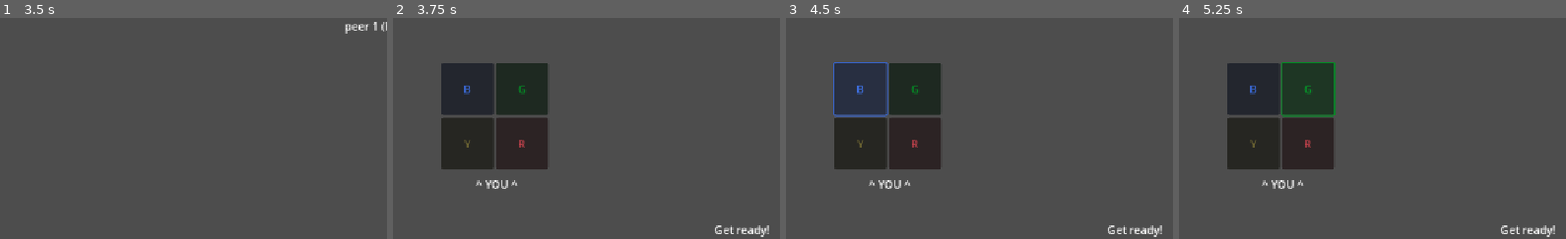
Above: before the commit, frames 1-4 (left to right).
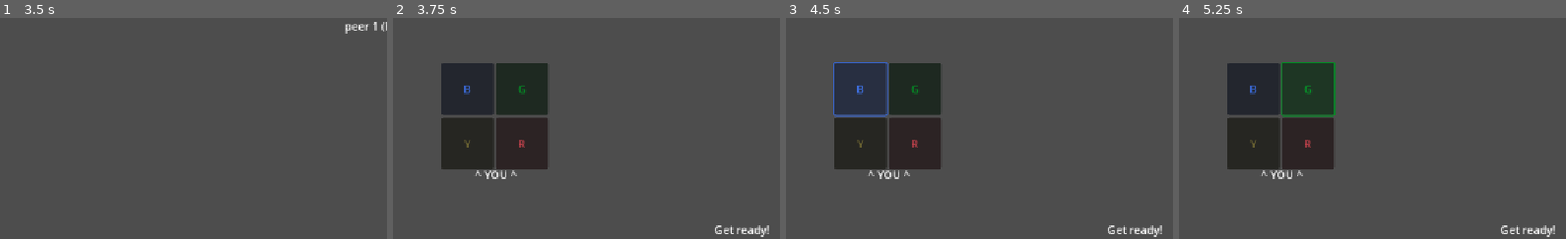
Above: after the commit, the same moments.

Repository: IwailerI/repka-simon-says
Game: Godot game, scene res://lobby.tscn
Same seed, same stepped clock (60 frames per second), same inputs: the game is played once before the commit and once after it.
Inputs:
- Up to frame 1 (3.5 s): click "Show other players my input" at 0.5 s; click "Show other players my input" at 1.25 s; click "Show other players my input" at 2 s; click "HOST!" at 2.75 s
- Up to frame 2 (3.75 s): click "Start" at 3.5 s
- Up to frame 3 (4.5 s): click "B" at 4.25 s
- Up to frame 4 (5.25 s): click "G" at 5 s
The pictures show only the part of the screen within x 5-55%, y 0-50%; the shares and areas given below are measured in that part.

Frame 1 is identical in both runs. In frame 2, 0.4% of the frame differs, in the area x 21-33%, y 68-78%; in frame 3, 0.4%; in frame 4, 0.4%.

Commit message:
added counter

Diff:
--- a/simonsays_panel.gd
+++ b/simonsays_panel.gd
@@ -21,6 +21,8 @@
 @onready var _r: Button = $R
 @onready var _g: Button = $G
 @onready var _y: Button = $Y
+@onready var _counter_label: Label = $Counter/Label
+
 
 func _ready() -> void:
 	_r.pressed.connect(_button.bind(Col.R))
@@ -39,6 +41,11 @@
 	_y.disabled = true
 
 
+@rpc("any_peer", "call_local", "reliable")
+func set_label_text(t: String) -> void:
+	_counter_label.text = t
+
+
 func disable_input_sharing() -> void:
 	_r.pressed.disconnect(_r.activate.rpc)
 	_g.pressed.disconnect(_g.activate.rpc)
@@ -49,12 +56,14 @@
 func play_sequence(seq: Array[Col]) -> void:
 	reset()
 	_seq = seq.duplicate()
+	set_label_text.rpc("0 / %d" % seq.size())
 
 
 func reset() -> void:
 	_seq = []
 	_idx = 0
 	_ok.hide()
+	set_label_text.rpc("")
 
 
 func make_local() -> void:
@@ -76,9 +85,11 @@
 	if _seq[_idx] != col:
 		sequence_error.emit()
 		_idx = 0
+		set_label_text.rpc("0 / %d" % _seq.size())
 		return
 
 	_idx += 1
+	set_label_text.rpc("%d / %d" % [_idx, _seq.size()])
 
 	if _idx >= _seq.size():
 		sequence_completed.emit()
--- a/simonsays_panel.tscn
+++ b/simonsays_panel.tscn
@@ -54,10 +54,10 @@
 visible = false
 
 [node name="Label" type="Label" parent="You"]
-offset_left = 50.0
-offset_top = 166.0
-offset_right = 110.0
-offset_bottom = 189.0
+offset_left = 48.5
+offset_top = 152.0
+offset_right = 108.5
+offset_bottom = 175.0
 text = "^ YOU ^"
 
 [node name="Ok" type="Node2D" parent="."]
@@ -70,3 +70,13 @@
 offset_right = 121.0
 offset_bottom = -8.0
 text = "OK!"
+
+[node name="Counter" type="Node2D" parent="."]
+
+[node name="Label" type="Label" parent="Counter"]
+offset_left = -15.5
+offset_top = 173.0
+offset_right = 172.5
+offset_bottom = 221.0
+horizontal_alignment = 1
+autowrap_mode = 1
